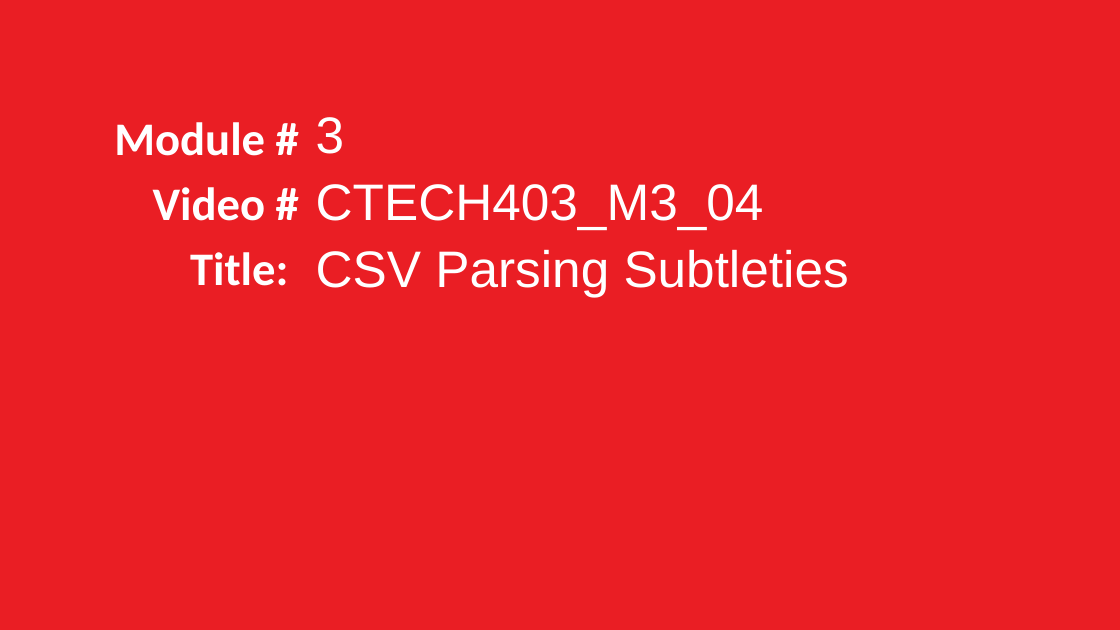
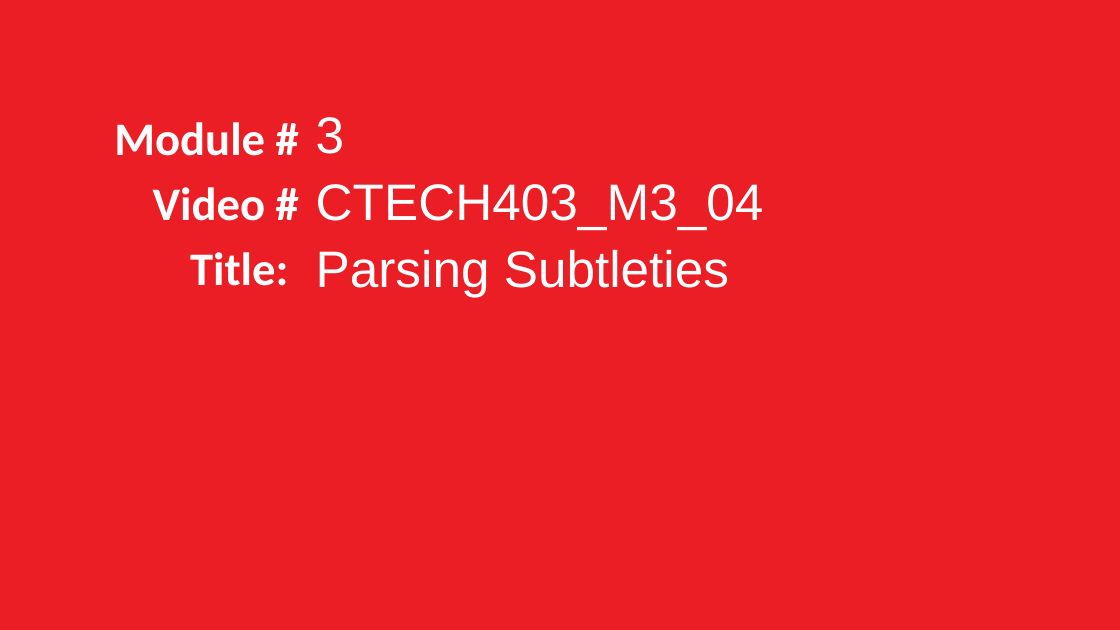
Before and after one commit to grimmelm/ctech404, a slide deck: slide 24 of ctech403/module_3/CTECH403 Module 3 - CSVs.pptx. Drawn at 1120x630 pixels with LibreOffice and Linux fonts; fonts in the diff are those of the drawing. Boxes give left, top, right and bottom in pixels: in the first picture for what was removed or moved away, otherwise in the second. Text is boxed around its words. In the diff, an @@ line names an element or a change of style, - is before the commit and + after.

```diff
--- a/ctech403/module_3/CTECH403 Module 3 - CSVs.pptx
+++ b/ctech403/module_3/CTECH403 Module 3 - CSVs.pptx
@@ text at (316, 249, 729, 297): text changed @@
-CSV Parsing Subtleties
+Parsing Subtleties
```
Also in this commit, not shown: 7 other slides changed, 10 slides added, 8 slides removed, 9 other files.
